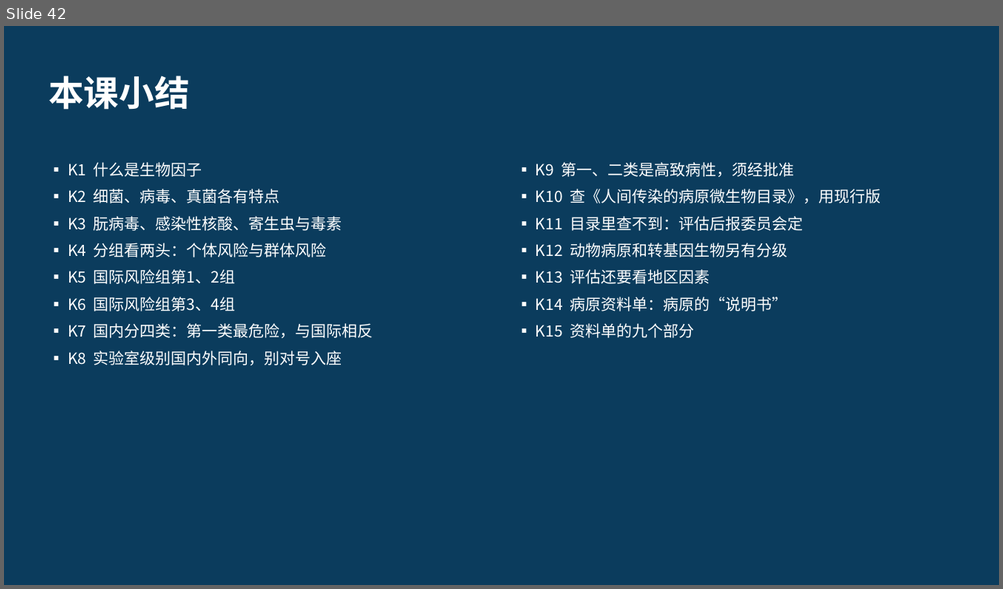
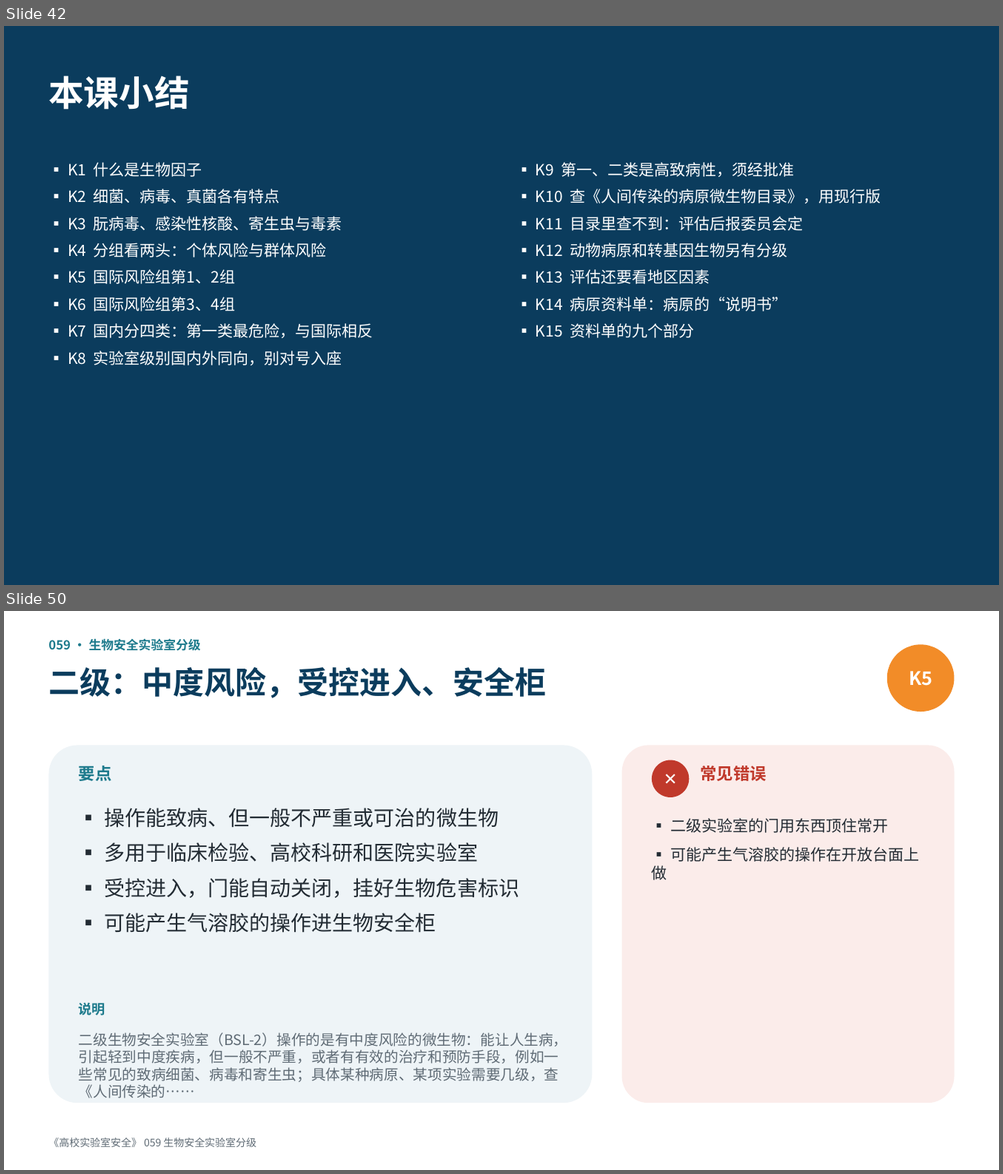
Before and after one commit to hanrongwx-max/videoyoutubo, a slide deck: course/高校实验室安全/课件/第6章_生物安全.pptx. Shown one above the other, each under a label of ours: slide 42 before the commit, slides 42 and 50 after it; the slides between them are not shown. The pictures are 1003x589 and 1003x1174 pixels, drawn with LibreOffice and Linux fonts; fonts in the diff are those of the drawing. Boxes give left, top, right and bottom in pixels: in the first picture for what was removed or moved away, otherwise in the second. Text is boxed around its words. In the diff, an @@ line names an element or a change of style, - is before the commit and + after.

```diff
--- a/course/高校实验室安全/课件/第6章_生物安全.pptx
+++ b/course/高校实验室安全/课件/第6章_生物安全.pptx
@@ slide 50 added at <box>4,611,999,1170</box>, background #FFFFFF @@
@@ text added at <box>48,638,201,651</box>, 12 pt, text #1D7A8C, bold @@
+059 · 生物安全实验室分级
@@ ellipse added at <box>887,644,954,712</box>, fill #F28C28, 18 pt, text #FFFFFF, bold @@
+K5
@@ text added at <box>48,667,546,698</box>, 30 pt, text #0B3C5D, bold @@
+二级：中度风险，受控进入、安全柜
@@ rounded rectangle added at <box>48,745,592,1103</box>, fill #EEF4F7 @@
@@ text added at <box>79,766,112,781</box>, 16 pt, text #1D7A8C, bold @@
+要点
@@ rounded rectangle added at <box>622,745,954,1103</box>, fill #FBECEA @@
@@ ellipse added at <box>652,760,689,797</box>, fill #C0392B, 16 pt, text #FFFFFF, bold @@
+✕
@@ text added at <box>700,766,765,781</box>, 16 pt, text #C0392B, bold @@
+常见错误
@@ text added at <box>104,808,519,933</box>, 20 pt, text #222B33 @@
+▪ 操作能致病、但一般不严重或可治的微生物
+▪ 多用于临床检验、高校科研和医院实验室
+▪ 受控进入，门能自动关闭，挂好生物危害标识
+▪ 可能产生气溶胶的操作进生物安全柜
@@ text added at <box>652,818,919,880</box>, 15 pt, text #222B33 @@
+▪ 二级实验室的门用东西顶住常开
+▪ 可能产生气溶胶的操作在开放台面上做
@@ text added at <box>79,1003,105,1016</box>, 13 pt, text #1D7A8C, bold @@
+说明
@@ text added at <box>79,1033,568,1082</box>, 14 pt, text #5F6B75 @@
+二级生物安全实验室（BSL-2）操作的是有中度风险的微生物：能让人生病，引起轻到中度疾病，但一般不严重，或者有有效的治疗和预防手段，例如一些常见的致病细菌、病毒和寄生虫；具体某种病原、某项实验需要几级，查《人间传染的……
@@ text added at <box>48,1138,256,1147</box>, 10 pt, text #5F6B75 @@
+《高校实验室安全》 059 生物安全实验室分级
```
Also in this commit, not shown: 18 other slides added, 2 other files.
